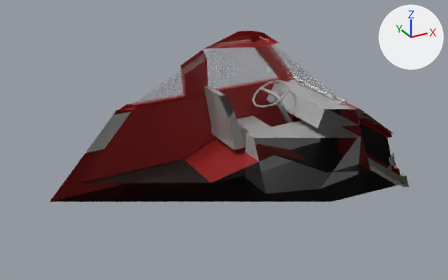
A saved change to the OBJ model data/models/van/van.obj.
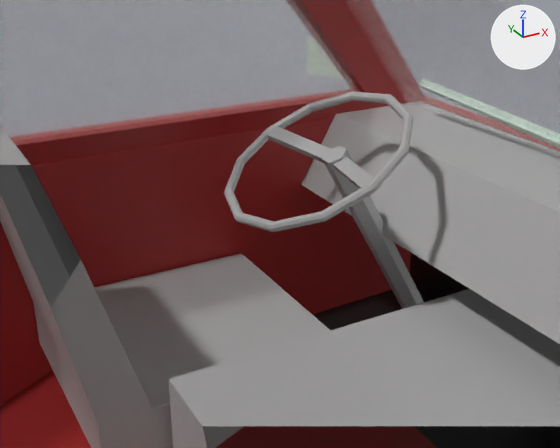
Each version appears first whole from a camera (50 mm lens) standing at (-0.99, -9.14, 7.46) and looking at (4.68, 1.17, 2.3), and next in a close-up from a camera (50 mm lens) standing at (4.14, -1.52, 4.19) and looking at (5.53, 1.02, 2.92). The axes (+X, +Y, +Z) are drawn at upper right. The lights are the same throughout. The older version's two pictures come first. Everything nearer to the camera than a plane just in front of the edit is cut away. Where no turn or scale is listed for an object, it has been applied to the vertices.

Objects in the first close-up: 'pCube14_glass_0', 'pCube15_glass_0', 'pCube1_Paint_main_0', 'pCube1_rubber_0', 'pCube2_Paint_main_0', 'pCube3_lambert1_0', 'pCube5_lambert1_0', 'pCube6_lambert1_0', 'pCube7_lambert1_0', 'pCylinder1_lambert1_0', 'pTorus1_lambert1_0'.
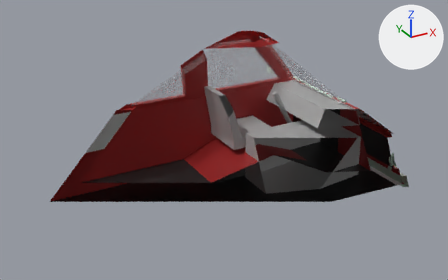
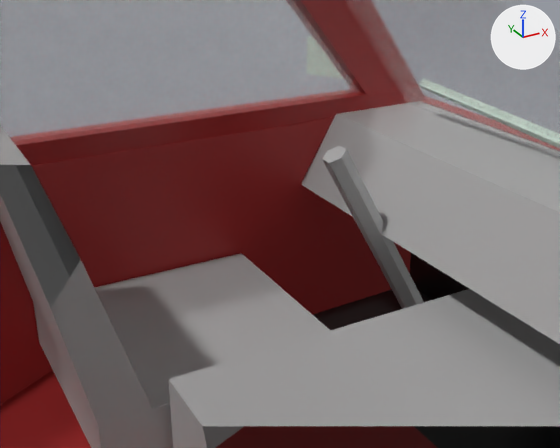
Boxes [x1, y1, x2, y2] around the edits, measured in the close-ups (560 x 448 px):
'pTorus1_lambert1_0', deleted: before [224, 91, 414, 232]
'pCube7_lambert1_0', deleted: before [267, 126, 381, 197]

Diff of the bpy script that builds the scene:
```diff
--- a/data/models/van/van.obj.py
+++ b/data/models/van/van.obj.py
@@ ob_pcube7_lambert1_0 @@
-ob_pcube7_lambert1_0 = bpy.data.objects.new('pCube7_lambert1_0', me_pcube7_lambert1_0)
-ob_pcube7_lambert1_0.location = (0.0, 0.0, 0.0)
@@ ob_ptorus1_lambert1_0 @@
-ob_ptorus1_lambert1_0 = bpy.data.objects.new('pTorus1_lambert1_0', me_ptorus1_lambert1_0)
-ob_ptorus1_lambert1_0.location = (0.0, 0.0, 0.0)
```
